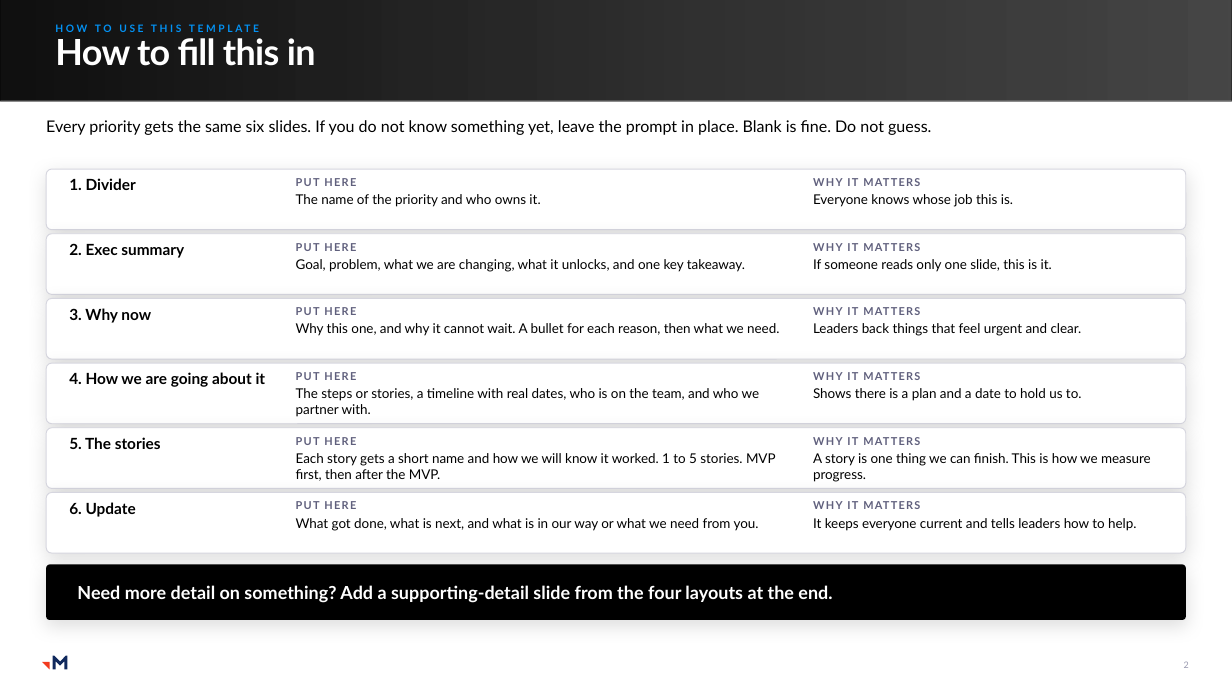
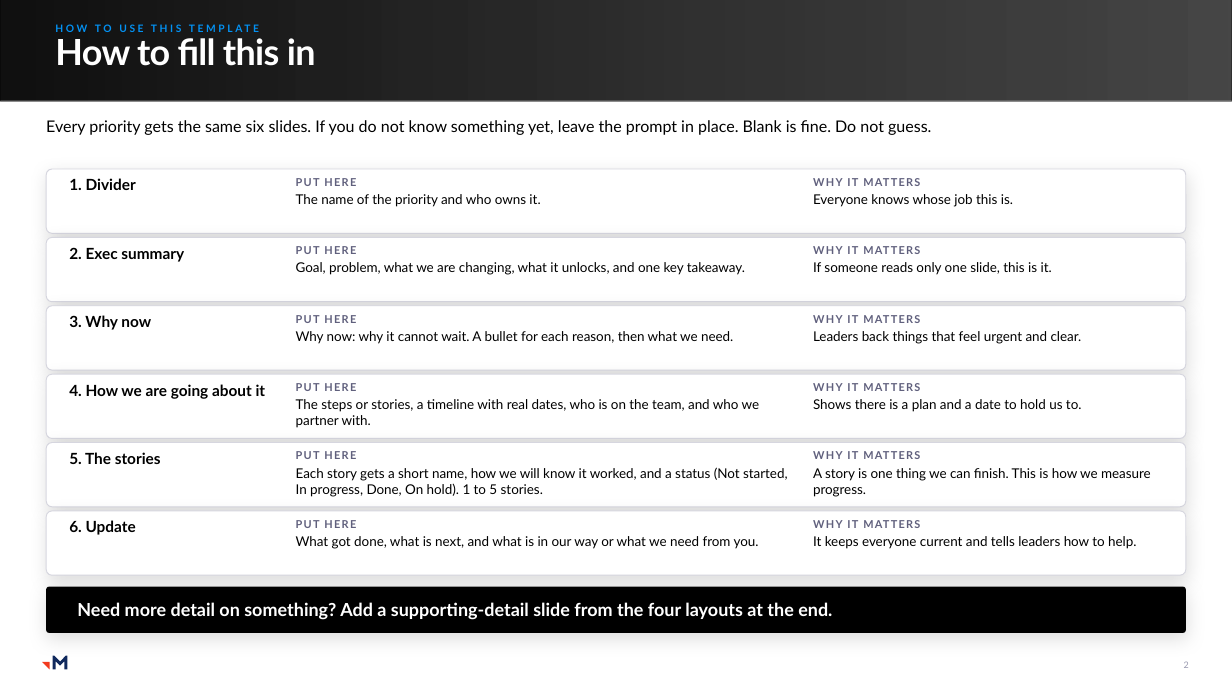
Before and after one commit to RachelHarrisMerkle/BasicMerkle, a slide deck: slide 2 of Priorities_Master.pptx. Drawn at 1232x693 pixels with LibreOffice and Linux fonts; fonts in the diff are those of the drawing; grey boxes stand for pictures. Boxes give left, top, right and bottom in pixels: in the first picture for what was removed or moved away, otherwise in the second. Text is boxed around its words. In the diff, an @@ line names an element or a change of style, - is before the commit and + after.

```diff
--- a/Priorities_Master.pptx
+++ b/Priorities_Master.pptx
@@ rounded rectangle: place and size @@
-rounded rectangle at (46, 169, 1186, 230)
+rounded rectangle at (46, 169, 1186, 234)
@@ rounded rectangle: place and size @@
-rounded rectangle at (46, 234, 1186, 295)
+rounded rectangle at (46, 238, 1186, 302)
@@ text "2. Exec summary": place and size @@
-text "2. Exec summary" at (69, 243, 184, 258)
+text "2. Exec summary" at (69, 247, 184, 262)
@@ rounded rectangle: place and size @@
-rounded rectangle at (46, 299, 1186, 360)
+rounded rectangle at (46, 306, 1186, 371)
@@ text "3. Why now": place and size @@
-text "3. Why now" at (69, 308, 151, 323)
+text "3. Why now" at (69, 315, 151, 330)
@@ text "PUT HERE": place and size @@
-text "PUT HERE" at (296, 307, 779, 336)
+text "PUT HERE" at (296, 315, 733, 344)
@@ text "WHY IT MATTERS": place and size @@
-text "WHY IT MATTERS" at (813, 323, 1082, 336)
+text "WHY IT MATTERS" at (813, 331, 1082, 344)
@@ text at (296, 331, 733, 344): text changed @@
-Why this one, and why it cannot wait. A bullet for each reason, then what we need.
+Why now: why it cannot wait. A bullet for each reason, then what we need.
@@ rounded rectangle: place and size @@
-rounded rectangle at (46, 363, 1186, 424)
+rounded rectangle at (46, 374, 1186, 439)
@@ text "4. How we are going ...": place and size @@
-text "4. How we are going ..." at (69, 372, 266, 387)
+text "4. How we are going ..." at (69, 384, 266, 399)
@@ text "PUT HERE": place and size @@
-text "PUT HERE" at (296, 372, 760, 417)
+text "PUT HERE" at (296, 383, 760, 428)
@@ text "WHY IT MATTERS": place and size @@
-text "WHY IT MATTERS" at (813, 388, 1082, 401)
+text "WHY IT MATTERS" at (813, 399, 1082, 412)
@@ rounded rectangle: place and size @@
-rounded rectangle at (46, 428, 1186, 489)
+rounded rectangle at (46, 443, 1186, 507)
@@ text "5. The stories": place and size @@
-text "5. The stories" at (69, 437, 161, 449)
+text "5. The stories" at (69, 452, 161, 464)
@@ text "PUT HERE": place and size @@
-text "PUT HERE" at (296, 437, 776, 481)
+text "PUT HERE" at (296, 451, 787, 497)
@@ text "WHY IT MATTERS": place and size @@
-text "WHY IT MATTERS" at (813, 453, 1151, 482)
+text "WHY IT MATTERS" at (813, 468, 1151, 497)
@@ text at (296, 467, 787, 497): text changed @@
-Each story gets a short name and how we will know it worked. 1 to 5 stories. MVP first, then after the MVP.
+Each story gets a short name, how we will know it worked, and a status (Not started, In progress, Done, On hold). 1 to 5 stories.
@@ rounded rectangle: place and size @@
-rounded rectangle at (46, 493, 1186, 554)
+rounded rectangle at (46, 511, 1186, 576)
@@ 3 texts: place and size @@
-3 texts at (69, 501, 1136, 531)
+3 texts at (69, 520, 1136, 549)
@@ rounded rectangle "Need more detail on something? ...": place and size @@
-rounded rectangle "Need more detail on something? ..." at (46, 565, 1186, 620)
+rounded rectangle "Need more detail on something? ..." at (46, 587, 1186, 633)
```
Also in this commit, not shown: 36 other slides changed, 8 slides added, 1 other file.
